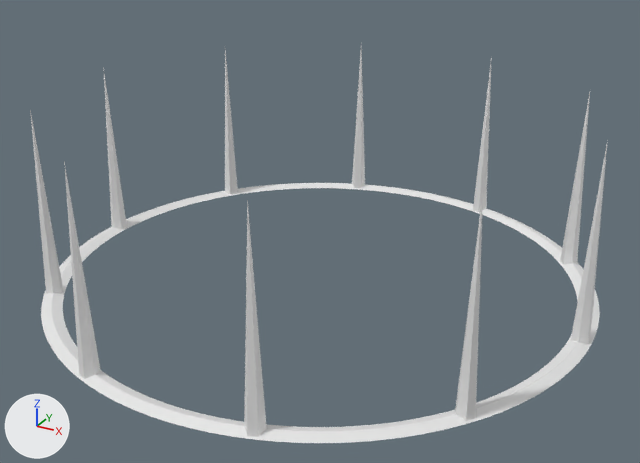
The glTF model Models/TallSpikyTorus.glb, before and after one commit.
The view is the same before and after, from a camera (50 mm lens) standing at (29.6, -53.9, 30.8) and looking at (0.7, -1.3, 4.5). Arrows for +X, +Y and +Z are at lower left; the lights stay in place. Vertices at the same position are counted once.

Objects in the first picture: 'TallSpikyTorus'.
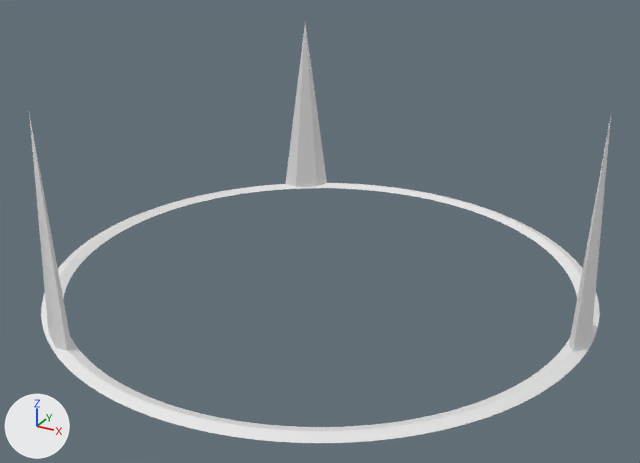
Where the change shows, as pixel boxes [x1, y1, x2, y2] in the pictures (640 x 463 px; the box of a moved part takes in the faces that stretch with it):
'TallSpikyTorus', reshaped (7% taller)
    before: [30, 49, 608, 443]
    after: [29, 23, 611, 443]
part 1 of me_torus_003, deleted
    before: [30, 49, 590, 437]
part 2 of me_torus_003, moved or reshaped
    before: [571, 140, 608, 345]
    after: [569, 116, 611, 352]
part 3 of me_torus_003, added
    after: [29, 114, 71, 351]
part 4 of me_torus_003, added
    after: [285, 23, 327, 189]

Patch to the scene script:
```diff
--- a/Models/TallSpikyTorus.glb.py
+++ b/Models/TallSpikyTorus.glb.py
@@ me_torus_003 @@
 # used by ob_tallspikytorus; location = (0.0, 0.0, 0.0)
 # verts and faces of me_torus_003; kept vertices keep their numbers, new ones are numbered from 454
 # before: 391 (20.0, 0.7, 0.0), 392 (20.6, 0.3, 0.0) at pixel (590, 340), 393 (20.6, -0.3, 0.0) at pixel (587, 345), 394 (20.0, -0.7, 0.0), 395 (19.4, -0.3, 0.0) at pixel (570, 341)
 # before: 396 (19.4, 0.3, 0.0), 397 (20.0, 0.0, 14.2) at pixel (607, 138)
-me_torus_003.from_pydata(...)  # 454 vertices, 868 faces; spans x -20.8..20.8, y -20.8..20.8, z -0.3..14.2
+me_torus_003.from_pydata(...)  # 405 vertices, 798 faces; spans x -20.8..20.8, y -20.8..20.8, z -0.3..16.0
+# me_torus_003 part 1: 9 loose pieces with 63 vertices, spanning x -20.6..16.8, y -19.7..19.7, z 0.0..14.2, are deleted
+# me_torus_003 part 2
+verts[391] = (20.0, 2.1, -0.1)  # moved
+verts[392] = (20.5, 1.0, -0.1)  # moved
+verts[393] = (20.5, -1.0, -0.1)  # moved
+verts[394] = (20.0, -2.1, -0.1)  # moved
+verts[395] = (19.5, -1.0, -0.1)  # moved
+verts[396] = (19.5, 1.0, -0.1)  # moved
+verts[397] = (20.0, 0.0, 16.0)  # moved
+# me_torus_003 part 3
+# 7 vertices are added at x -12.6..-9.1, y -17.9..-15.7, z -0.1..16.0
+# 10 new faces join them
+# me_torus_003 part 4
+# 7 vertices are added at x -12.6..-9.1, y 15.7..17.9, z -0.1..16.0
+# 10 new faces join them
```
